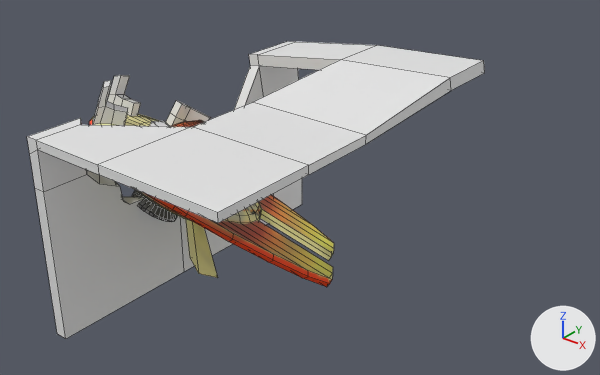
Renders of the FBX model RobocalypseC/Assets/models/objects/crashedWall/crashedWall.fbx from each side of a commit.
The view is the same before and after, from a 50 mm camera at (36.1, -27.5, 24.4) aimed at (8.2, 7.5, 2.7). The lights are fixed; the arrows at lower right show +X, +Y and +Z. Mesh edges are drawn as thin lines.

Before the edit, the objects in view are built like this:
```python
mat_wallcrached = principled_material('wallCrached')
mat_wallcrached.base_color = (0.8, 0.8, 0.8)  # white #e7e7e7
me_sphere_000 = bpy.data.meshes.new('Sphere.000')
me_sphere_000.from_pydata(...)  # 899 vertices, 922 faces; spans x -6.1..14.6, y -4.8..17.4, z -4.8..9.4
# faces by material slot: [844, 12, 66]
me_sphere_000.materials.append(mat_base)  # picture img_texture_png
me_sphere_000.materials.append(mat_glass)  # black #2e2d2c
me_sphere_000.materials.append(mat_wallcrached)  # white #e7e7e7
ob_sphere_001 = bpy.data.objects.new('Sphere.001', me_sphere_000)
ob_sphere_001.location = (0.0, 0.0, 0.0)
```
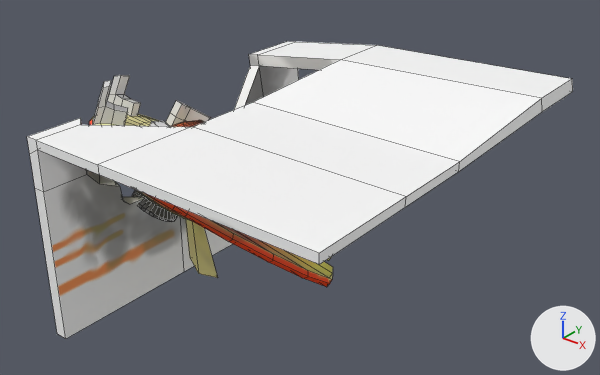
The change in detail:
Picture 'wall.png' (img_wall_png) is new.
In material 'wallCrached' (mat_wallcrached), base_color is no longer (0.8, 0.8, 0.8), white #e7e7e7.
In material 'wallCrached' (mat_wallcrached), texture is now set to img_wall_png.
me_sphere_000 has 899 vertices, 922 faces and spans x -6.1..14.6, y -4.8..17.4, z -4.8..9.4.
me_sphere_000 is used by ob_sphere_001; location (0.0, 0.0, 0.0).
me_sphere_000 part 1: all 10 vertices in x 13.4..14.6, y -4.8..17.4, z 7.2..9.4 are moved by (5.5, 0.0, 0.0).

What differs and where, as boxes [x1, y1, x2, y2] in the pictures (600 x 375 px; the box of a moved part takes in the faces that stretch with it):
'Sphere.001', surface changed, reshaped (19% wider)
    before: [27, 41, 485, 339]
    after: [27, 41, 573, 339]
part 1 of me_sphere_000, moved or reshaped
    before: [98, 45, 485, 223]
    after: [98, 45, 573, 264]
